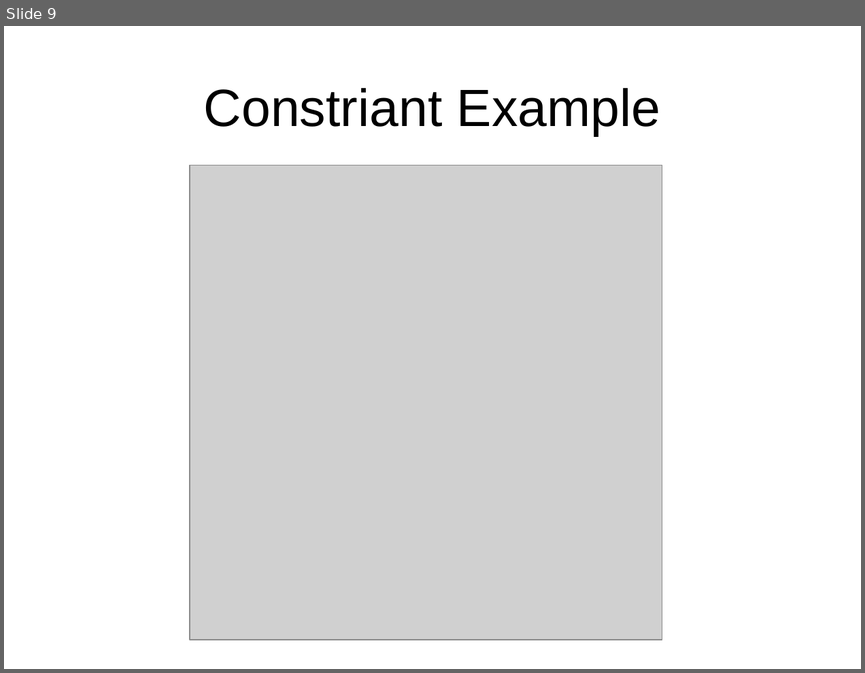
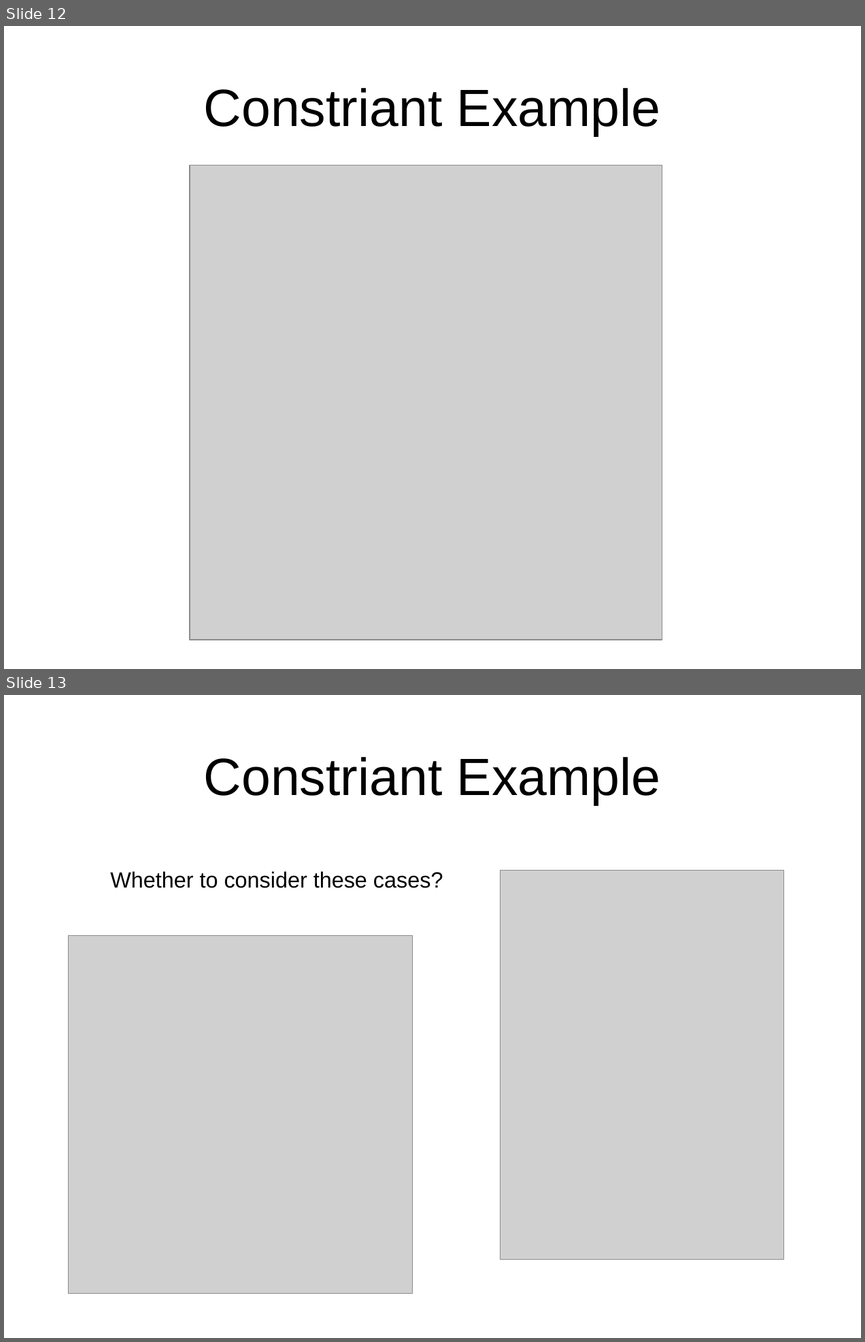
Before and after one commit to xdoobx/2014demo, a slide deck: docs/currentwork_05_06_2014.ppt. Shown one above the other, each under a label of ours: slide 9 before the commit, slides 12 and 13 after it. The pictures are 865x673 and 865x1342 pixels, drawn with LibreOffice and Linux fonts; fonts in the diff are those of the drawing; grey boxes stand for pictures. Boxes give left, top, right and bottom in pixels: in the first picture for what was removed or moved away, otherwise in the second. Text is boxed around its words. In the diff, an @@ line names an element or a change of style, - is before the commit and + after.

```diff
--- a/docs/currentwork_05_06_2014.ppt
+++ b/docs/currentwork_05_06_2014.ppt
@@ slide 13 added at [4, 695, 861, 1338], background #FFFFFF @@
@@ title added at [204, 757, 660, 805], 44 pt, text #000000 @@
+Constriant Example
@@ text added at [110, 871, 443, 888], 18.5 pt, text #000000 @@
+Whether to consider these cases?
@@ picture added at [500, 870, 784, 1259] @@
@@ picture added at [68, 936, 413, 1293] @@
@@ what was slide 9 is now slide 12 @@
```
Also in this commit, not shown: 3 slides changed, 4 other slides added, 4 other files.
